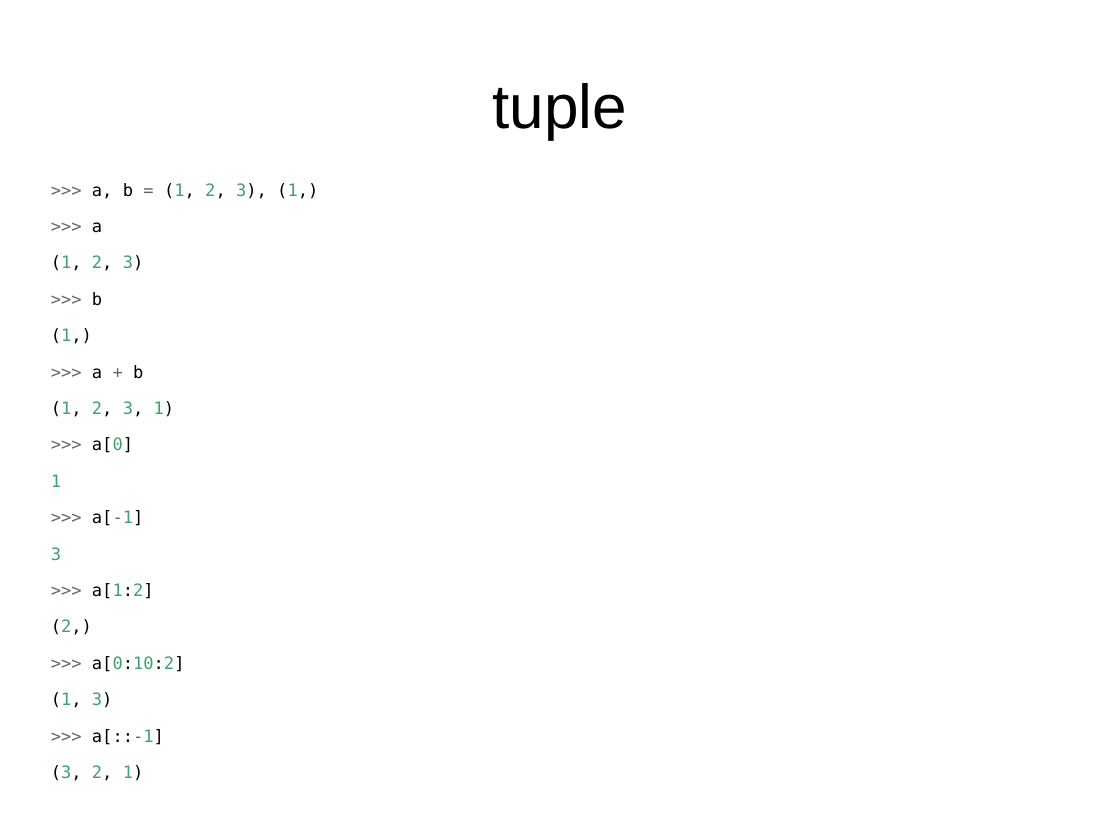
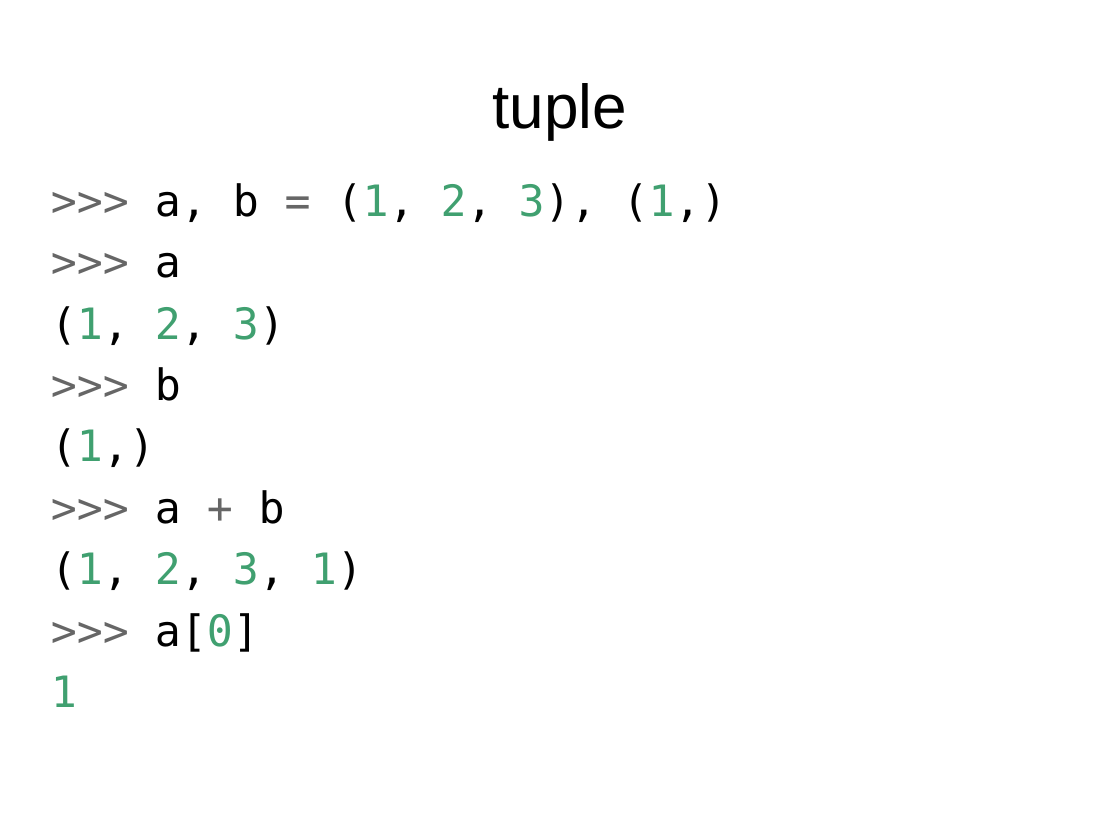
Before and after one commit to RoPython/ropython-presentations, a slide deck: slide 7 of cmiN/1/intro.odp (slide 6 before the commit). Drawn at 1120x840 pixels with LibreOffice and Linux fonts; fonts in the diff are those of the drawing. Boxes give left, top, right and bottom in pixels: in the first picture for what was removed or moved away, otherwise in the second. Text is boxed around its words. In the diff, an @@ line names an element or a change of style, - is before the commit and + after.

```diff
--- a/cmiN/1/intro.odp
+++ b/cmiN/1/intro.odp
@@ text ">>> a, b = (1, ..." at [51, 183, 727, 707]: size 12.1 to 30.6 pt @@
@@ text at [51, 510, 185, 781]: paragraphs removed @@
->>> a[-1]
-3
->>> a[1:2]
-(2,)
->>> a[0:10:2]
-(1, 3)
->>> a[::-1]
-(3, 2, 1)
```
Also in this commit, not shown: 8 other slides changed, 20 slides added, 1 slide removed.
